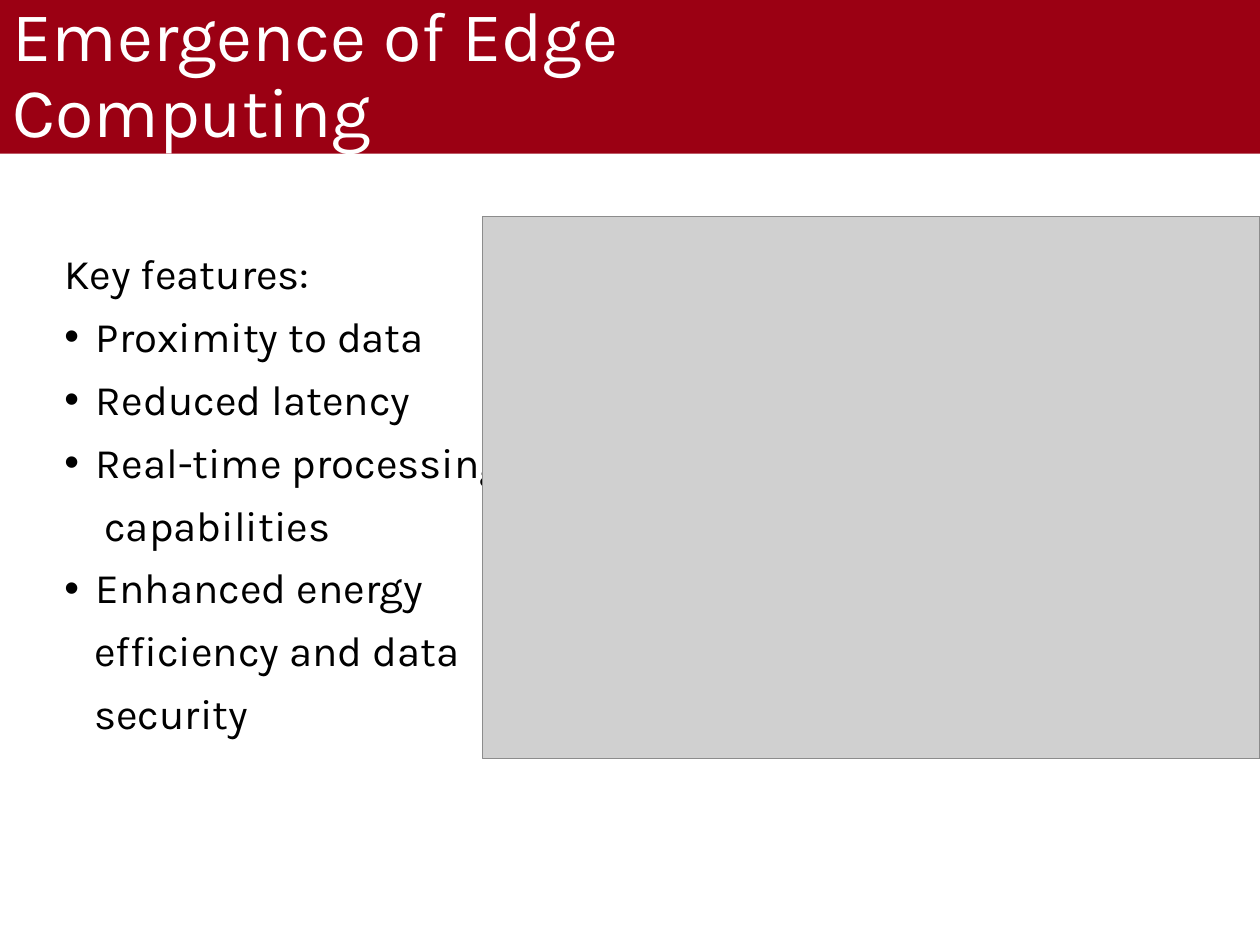
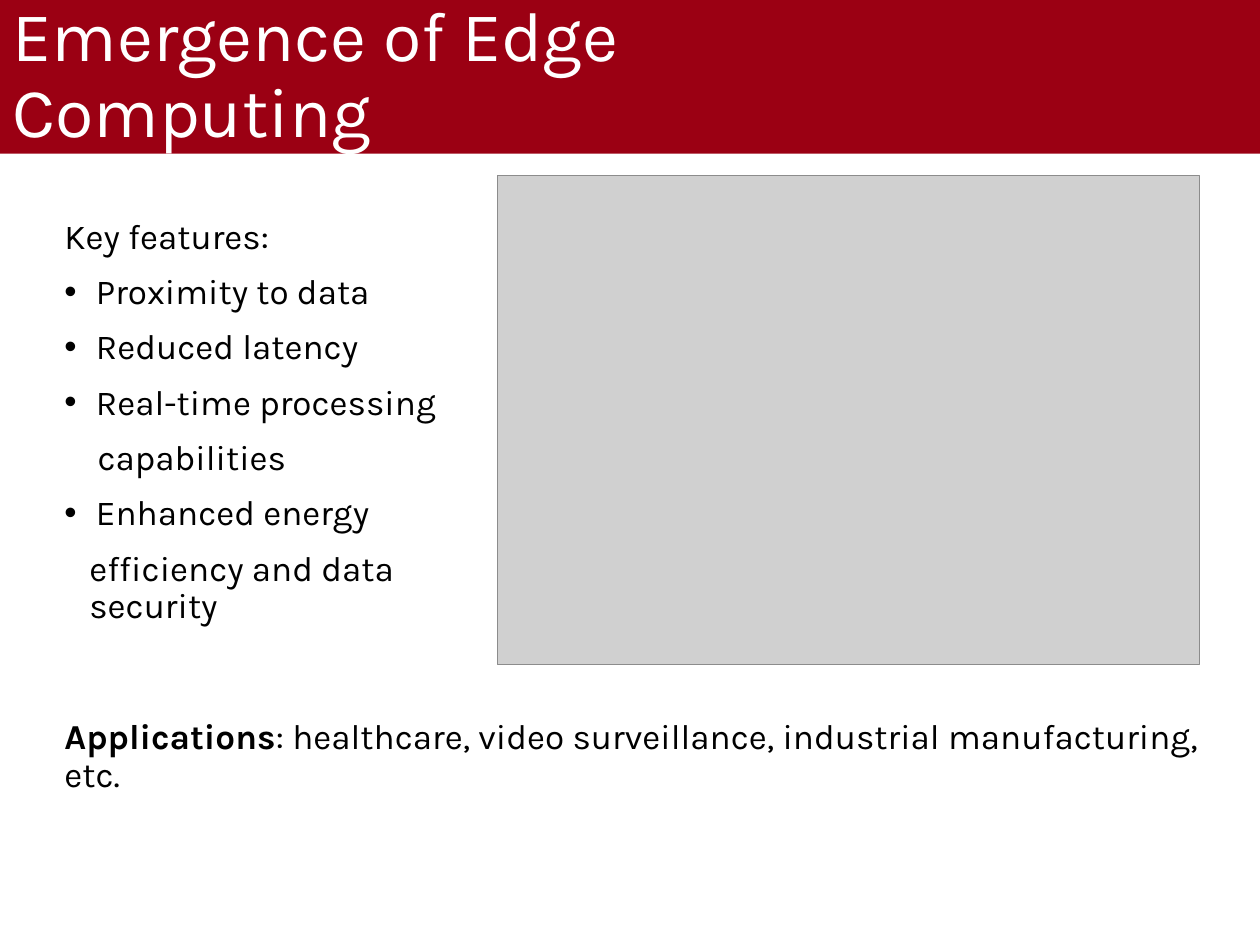
Before and after one commit to MikeIsBack/UniPD-MSc-Computer-Science-courses, a slide deck: slide 5 of Wireless Networks for Mobile Applications/Project/Presentation/Presentation.pptx. Drawn at 1260x945 pixels with LibreOffice and Linux fonts; fonts in the diff are those of the drawing; grey boxes stand for pictures; background and template pictures are left out. Boxes give left, top, right and bottom in pixels: in the first picture for what was removed or moved away, otherwise in the second. Text is boxed around its words. In the diff, an @@ line names an element or a change of style, - is before the commit and + after.

```diff
--- a/Wireless Networks for Mobile Applications/Project/Presentation/Presentation.pptx
+++ b/Wireless Networks for Mobile Applications/Project/Presentation/Presentation.pptx
@@ picture: place and size @@
-picture at <box>483,217,1260,759</box>
+picture at <box>498,175,1200,664</box>
@@ text "Key features:": place and size @@
-text "Key features:" at <box>64,260,504,740</box>
+text "Key features:" at <box>64,225,1198,788</box>
@@ text at <box>64,225,436,627</box>: size 24 to 20 pt in "Key features:", "Proximity to data", "Reduced latency", "Real-time processing" and 4 more places; less space between paragraphs @@
@@ text at <box>64,724,1198,788</box>: paragraph added @@
+Applications: healthcare, video surveillance, industrial manufacturing, etc.
```
Also in this commit, not shown: 2 slides removed, 7 other files.
